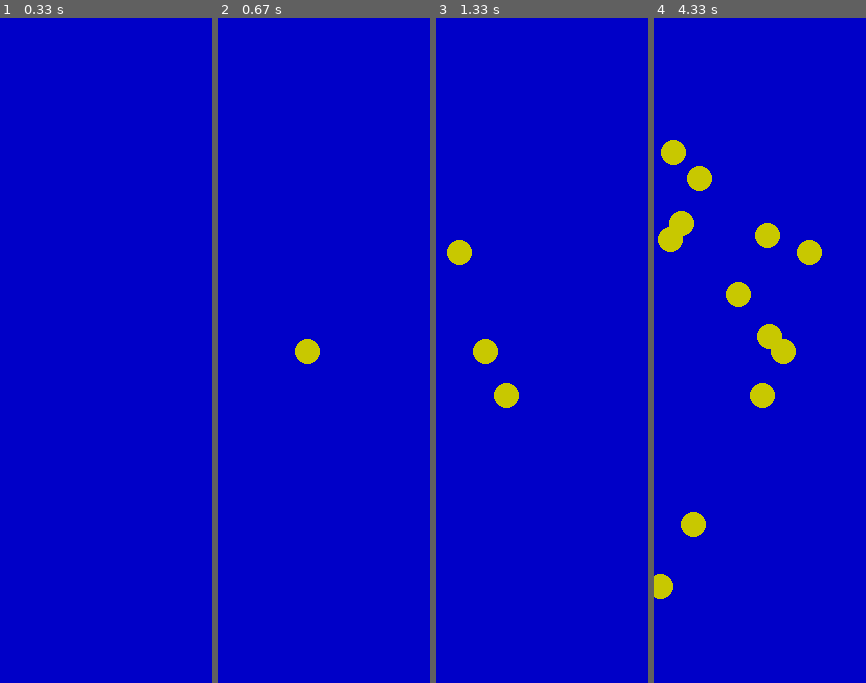
Above: before the commit, frames 1-4 (left to right).
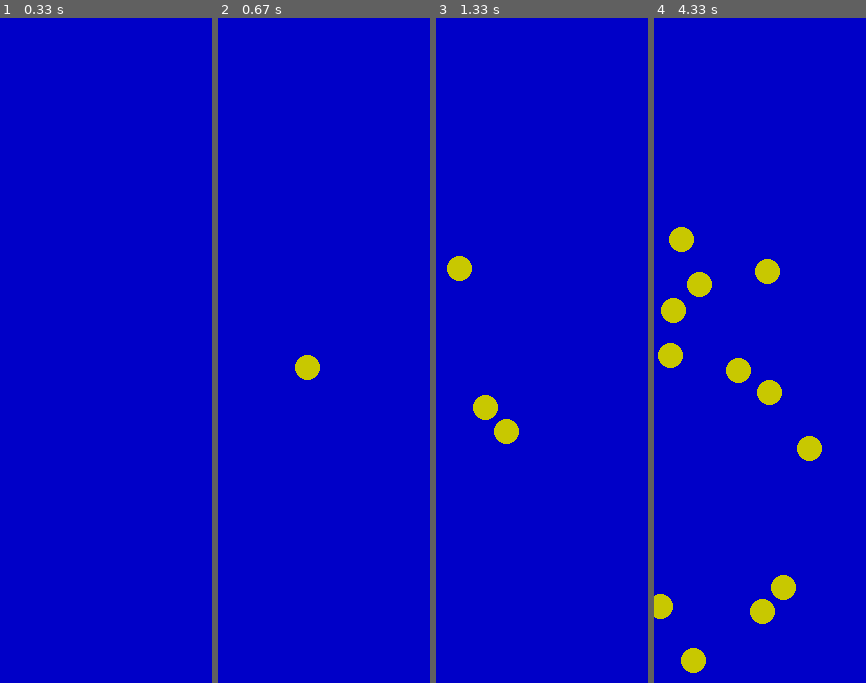
Above: after the commit, the same moments.

Repository: zinovieva-polina/yandex-liceum-irk_2020-2022
Game: pygame game, started from Lawrence/lesson/b.py
Same seed, same stepped clock (60 frames per second), same inputs: the game is played once before the commit and once after it.
Inputs (mouse positions are in pixels of both pictures, inside the frame that each line leads up to):
- Up to frame 1 (0.33 s): no input
- Up to frame 2 (0.67 s): click (324, 350) at 0.38 s
- Up to frame 3 (1.33 s): click (542, 397) at 0.72 s; click (476, 250) at 1.05 s
- Up to frame 4 (4.33 s): click (836, 583) at 1.38 s; click (764, 124) at 1.72 s; click (749, 523) at 2.05 s; click (753, 237) at 2.38 s; click (730, 210) at 2.72 s; click (815, 290) at 3.05 s; click (825, 337) at 3.38 s; click (804, 230) at 3.72 s; click (698, 224) at 4.05 s

Frame 1 is identical in both runs. In frame 2, 0.5% of the frame differs, in the area x 36-49%, y 48-55%; in frame 3, 1.9%; in frame 4, 7.2%, in the area x 0-80%, y 18-99%.

Commit message:
Complite b.py by Lawrence

Diff:
--- a/Lawrence/lesson/b.py
+++ b/Lawrence/lesson/b.py
@@ -26,7 +26,7 @@
             pos[0] += vec[0]
             pos[1] += vec[1]
             for i in range(2):
-                if pos[i] > width or pos[i] < 0:
+                if pos[i] > (width, height)[i] or pos[i] < 0:
                     vec[i] = -vec[i]
             rect = (pos[0] - size // 2, pos[1] - size // 2, size,  size)
             pygame.draw.ellipse(screen, (200, 200, 0), rect)
